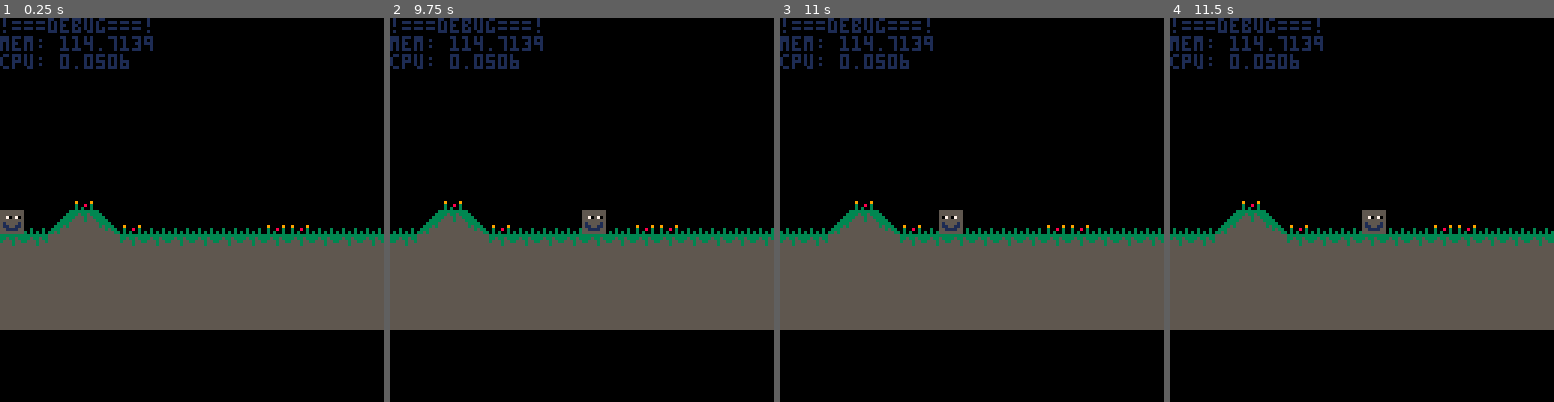
Above: before the commit, frames 1-4 (left to right).
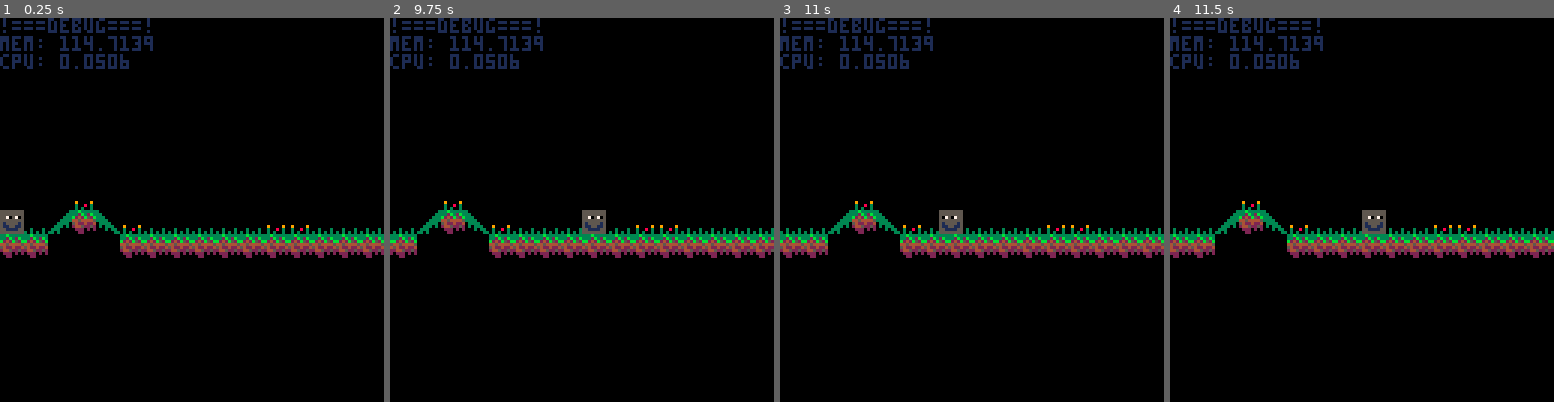
Above: after the commit, the same moments.

Repository: Lucky4Luuk/LD43
Game: PICO-8 cartridge ld43-game.p8
Same seed, same stepped clock (60 frames per second), same inputs: the game is played once before the commit and once after it.
Inputs:
- Up to frame 1 (0.25 s): no input
- Up to frame 2 (9.75 s): hold Right 1.6-2.1 s; hold Right 2.47-3.03 s; hold Left 3.08-3.58 s; hold Right 4.02-4.68 s; hold Left 5.08-5.68 s; hold Right 6.08-6.58 s; hold Right 6.63-7.13 s; hold Right 7.5-8.07 s; hold Left 8.12-8.62 s; hold Right 9.05-9.72 s
- Up to frame 3 (11 s): hold Left 10.12-10.72 s
- Up to frame 4 (11.5 s): hold Right from 11.12 s (still down)

The runs differ from the first frame. In frame 1, 24% of the frame differs, in the area x 0-100%, y 50-82%; in frame 2, 24%; in frame 3, 24%; in frame 4, 24%.

Commit message:
thx tom for epic ground
more to come dab

Diff:
--- a/ld43-game.p8
+++ b/ld43-game.p8
@@ -112,7 +112,7 @@
 	local y2=terrainh[flr(x+8)]+16
 	y=min(y1,y2)
 	camx=max(0,x-64)
-	camy=min(0,y-48)
+	camy=min(0,y-52)
 end
 
 function _draw()
@@ -127,14 +127,14 @@
 	print("cpu: "..tostr(stat(1)),0,12,1)
 end
 __gfx__
-0000000033333333000000030000000055555555300000000000000055555555ddddddddcccccccc000000000000000000000000000000000000000000000000
-0000000033533533000000330000000055555555330000000000000055555555ddddddddcccccccc000000000000000000000000000000000000000000000000
-0070070035553553000003330000000055555555333000000000000055705705ddddddddcccccccc000000000000000000000000000000000000000000000000
-0007700055553555000033330000000055555555333300000000000055555555ddddddddcccccccc000000000000000000000000000000000000000000000000
-0007700055555555000333350000000055555555533330000000000051555515ddddddddcccccccc000000000000000000000000000000000000000000000000
-0070070055555555003335350900009055555555535333000000000051155115ddddddddcccccccc000000000000000000000000000000000000000000000000
-0000000055555555033355550300803055555555555353300030003055111155ddddddddcccccccc000000000000000000000000000000000000000000000000
-0000000055555555335355550303003055555555555555333030303055555555ddddddddcccccccc000000000000000000000000000000000000000000000000
+0000000033b33333000000030000000000000000300000000000000055555555ddddddddcccccccc000000000000000000000000000000000000000000000000
+00000000332b32b3000000330000000000000000330000000000000055555555ddddddddcccccccc000000000000000000000000000000000000000000000000
+00700700b242b52b000003330000000000000000333000000000000055705705ddddddddcccccccc000000000000000000000000000000000000000000000000
+0007700044544445000033330000000000000000333300000000000055555555ddddddddcccccccc000000000000000000000000000000000000000000000000
+0007700054224224000333300000000000000000033330000000000051555515ddddddddcccccccc000000000000000000000000000000000000000000000000
+0070070024452252003330300900009000000000030333000000000051155115ddddddddcccccccc000000000000000000000000000000000000000000000000
+0000000002220202033300000300803000000000000303300030003055111155ddddddddcccccccc000000000000000000000000000000000000000000000000
+0000000000220000330300000303003000000000000000333030303055555555ddddddddcccccccc000000000000000000000000000000000000000000000000
 3355555500000000000000000000000000000000a00000000000001a55555555dddddddd00000000000000000000000000000000000000000000000000000000
 3555555500000000000000000000000000000000a00000000000001a55555555dddddddd00000000000000000000000000000000000000000000000000000000
 5555555500000000000000000000000000000000a00000000000001a55555555dddddddd00000000000000000000000000000000000000000000000000000000
